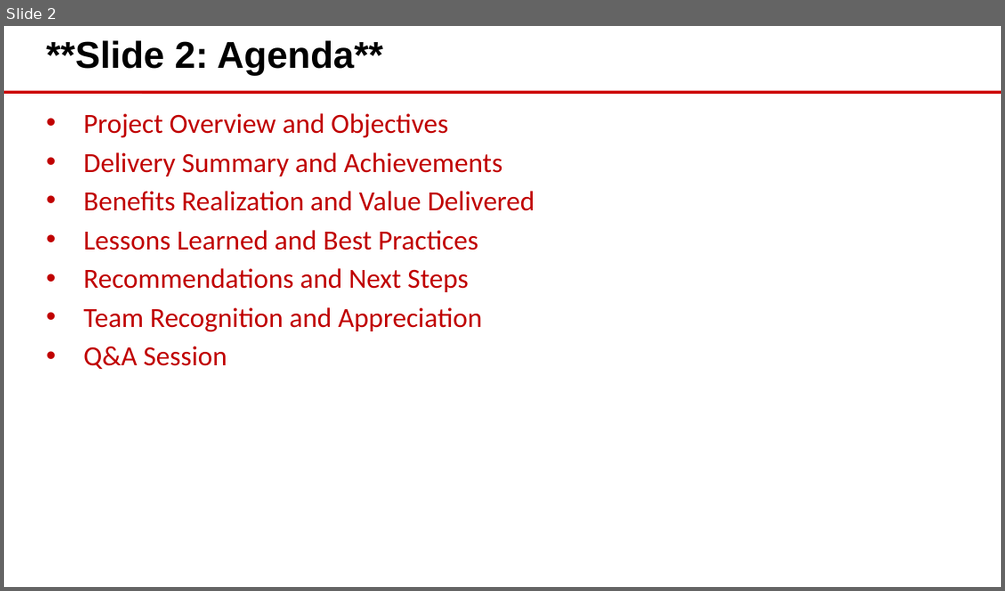
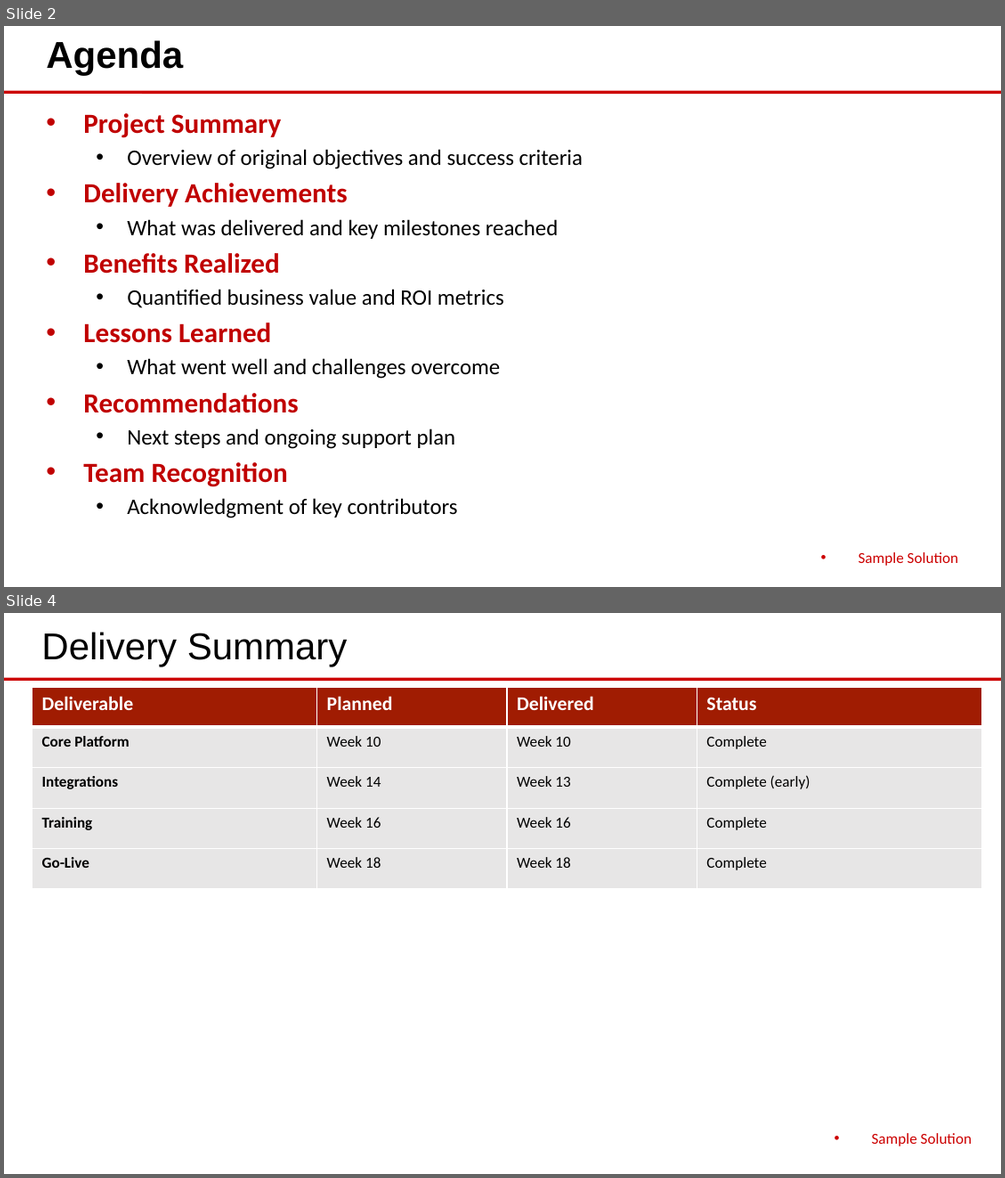
Before and after one commit to eoframework/solutions, a slide deck: solution-template/sample-provider/sample-category/sample-solution/delivery/closeout-presentation.pptx. Shown one above the other, each under a label of ours: slide 2 before the commit, slides 2 and 4 after it; the slides between them are not shown. The pictures are 1005x591 and 1005x1178 pixels, drawn with LibreOffice and Linux fonts; fonts in the diff are those of the drawing; background and template pictures are left out. Boxes give left, top, right and bottom in pixels: in the first picture for what was removed or moved away, otherwise in the second. Text is boxed around its words. In the diff, an @@ line names an element or a change of style, - is before the commit and + after.

Commit message:
Update solution-template with consolidated delivery structure
- Update detailed-design.md with universal 10-section structure
- Add contextual intro text to all sections before tables/bullets/diagrams
- Consolidate legacy files into project-plan.csv and implementation-guide.md:
  - roles.csv → RACI Matrix section in project-plan.csv
  - communication-plan.csv → Communications Plan section in project-plan.csv
  - training-plan.csv → Training Program section in implementation-guide.md
- Remove requirements.csv (belongs in presales SOW)
- Regenerate all Office files with updated converters
- Update delivery README with new structure reference

```diff
--- a/solution-template/sample-provider/sample-category/sample-solution/delivery/closeout-presentation.pptx
+++ b/solution-template/sample-provider/sample-category/sample-solution/delivery/closeout-presentation.pptx
@@ slide 4 added at (x1=4, y1=613, x2=1001, y2=1174), background #FFFFFF; not listed: 1 template element that a slide beside it also shows @@
@@ text added at (x1=41, y1=632, x2=348, y2=666), 27 pt, text #000000 @@
+Delivery Summary
@@ table added at (x1=32, y1=687, x2=983, y2=889), 5 rows, 4 columns @@
+Deliverable | Planned | Delivered | Status
+Core Platform | Week 10 | Week 10 | Complete
+Integrations | Week 14 | Week 13 | Complete (early)
+Training | Week 16 | Week 16 | Complete
+Go-Live | Week 18 | Week 18 | Complete
@@ text added at (x1=872, y1=1133, x2=971, y2=1146), 11 pt, text #CC0000 @@
+• Sample Solution
@@ slide 2 changed as well @@
@@ text at (x1=46, y1=40, x2=183, y2=76): text changed @@
-**Slide 2: Agenda**
+Agenda
@@ text at (x1=83, y1=113, x2=582, y2=518): text changed; size 20 to 16 pt; text colour #C00000 to #000000 @@
-• Project Overview and Objectives
-• Delivery Summary and Achievements
-• Benefits Realization and Value Delivered
-• Lessons Learned and Best Practices
-• Recommendations and Next Steps
-• Team Recognition and Appreciation
-• Q&A Session
+• Project Summary
+  • Overview of original objectives and success criteria
+• Delivery Achievements
+  • What was delivered and key milestones reached
+• Benefits Realized
+  • Quantified business value and ROI metrics
+• Lessons Learned
+  • What went well and challenges overcome
+• Recommendations
+  • Next steps and ongoing support plan
+• Team Recognition
+  • Acknowledgment of key contributors
@@ text added at (x1=858, y1=552, x2=958, y2=565), 11 pt, text #CC0000 @@
+• Sample Solution
```
Also in this commit, not shown: 1 other slide changed, 8 other slides added, 34 slides removed, 20 other files.
